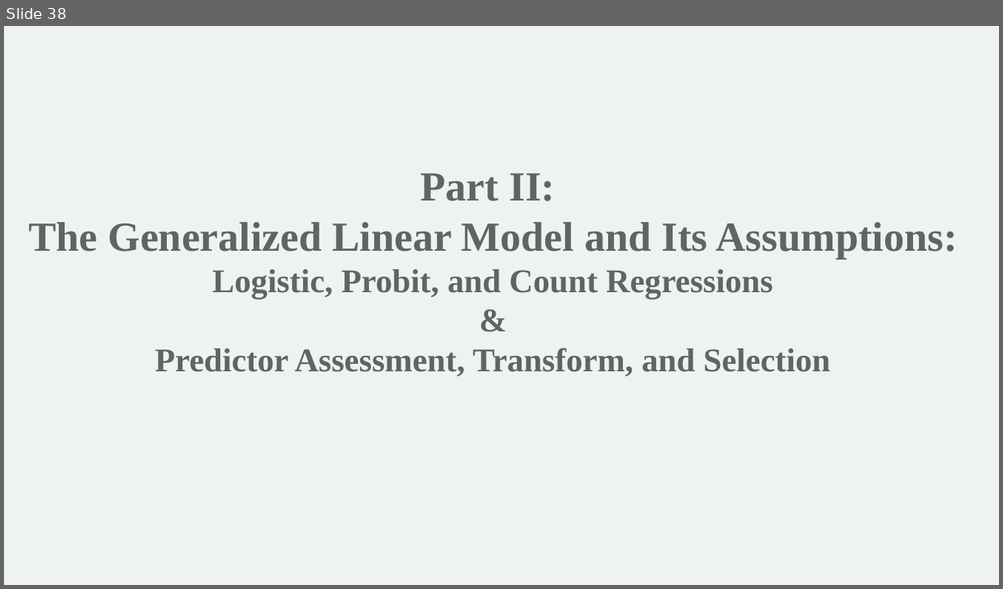
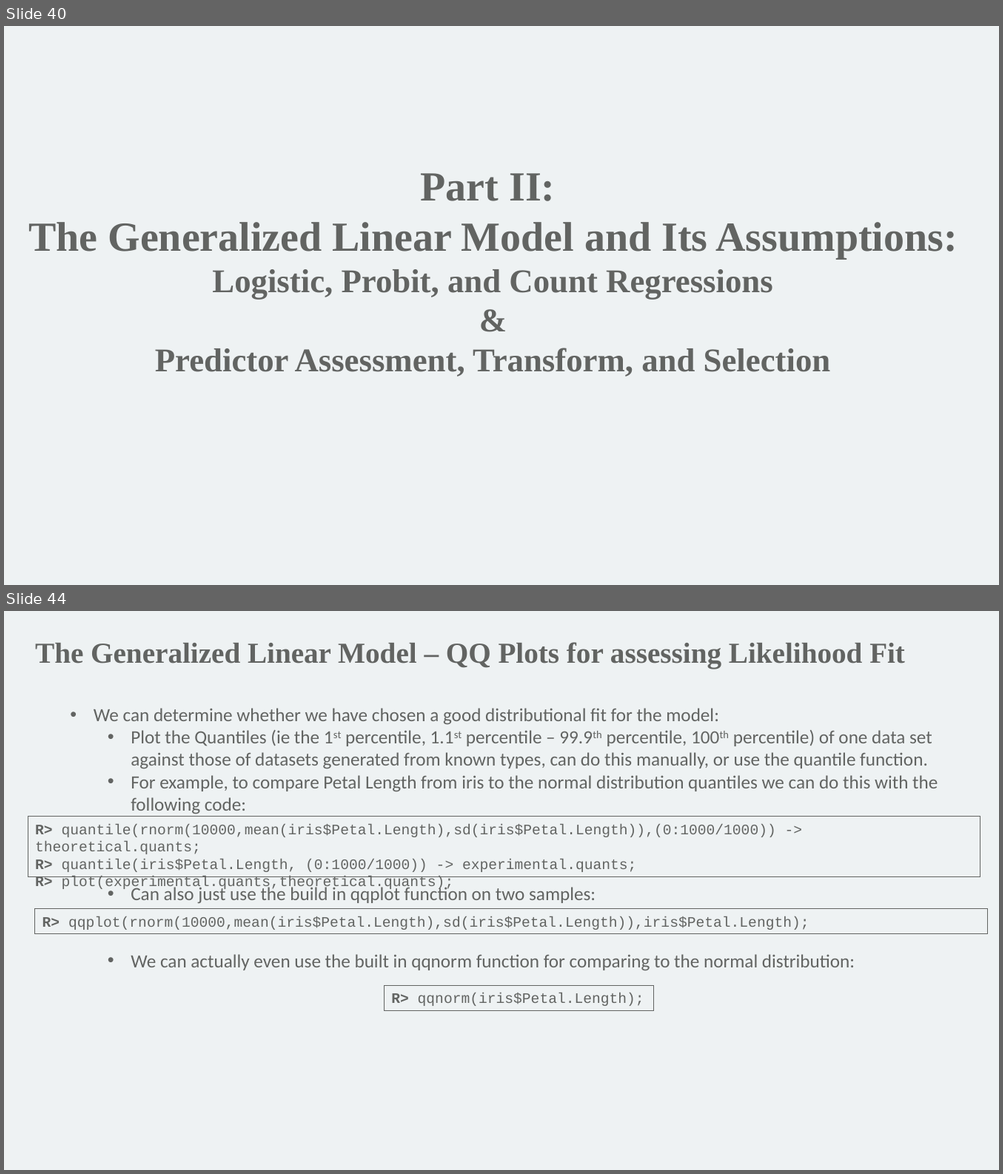
Before and after one commit to mathornton01/2022_UTSW_Lyda_Hill_Department_Beginning_R_Nanocourse, a slide deck: Slides/IntroductionToRForBeginners_DayII_MT.pptx. Shown one above the other, each under a label of ours: slide 38 before the commit, slides 40 and 44 after it; the slides between them are not shown. The pictures are 1003x589 and 1003x1174 pixels, drawn with LibreOffice and Linux fonts; fonts in the diff are those of the drawing; background and template pictures are left out. Boxes give left, top, right and bottom in pixels: in the first picture for what was removed or moved away, otherwise in the second. Text is boxed around its words. In the diff, an @@ line names an element or a change of style, - is before the commit and + after.

Commit message:
added final slides for beginning R Nanocourse - on modeling, and code

```diff
--- a/Slides/IntroductionToRForBeginners_DayII_MT.pptx
+++ b/Slides/IntroductionToRForBeginners_DayII_MT.pptx
@@ slide 44 added at [4, 611, 999, 1170], background #EEF2F3 @@
@@ text added at [35, 642, 905, 668], 28 pt, text #626462, bold @@
+The Generalized Linear Model – QQ Plots for assessing Likelihood Fit
@@ text added at [94, 708, 937, 971], 18 pt, text #626462 @@
+• We can determine whether we have chosen a good distributional fit for the model:
+  • Plot the Quantiles (ie the 1st percentile, 1.1st percentile – 99.9th percentile, 100th percentile) of one data set against those of datasets generated from known types, can do this manually, or use the quantile function.
+  • For example, to compare Petal Length from iris to the normal distribution quantiles we can do this with the following code:
+  • Can also just use the build in qqplot function on two samples:
+  • We can actually even use the built in qqnorm function for comparing to the normal distribution:
@@ rectangle added at [28, 817, 980, 877], outline #626462 0.75 pt, 14 pt, text #626462 @@
+R> quantile(rnorm(10000,mean(iris$Petal.Length),sd(iris$Petal.Length)),(0:1000/1000)) -> theoretical.quants;
+R> quantile(iris$Petal.Length, (0:1000/1000)) -> experimental.quants;
+R> plot(experimental.quants,theoretical.quants);
@@ rectangle added at [34, 909, 987, 935], outline #626462 0.75 pt, 14 pt, text #626462 @@
+R> qqplot(rnorm(10000,mean(iris$Petal.Length),sd(iris$Petal.Length)),iris$Petal.Length);
@@ rectangle added at [384, 985, 653, 1011], outline #626462 0.75 pt, 14 pt, text #626462 @@
+R> qqnorm(iris$Petal.Length);
@@ what was slide 38 is now slide 40 @@
```
Also in this commit, not shown: 5 slides changed, 28 other slides added, 14 other files.
